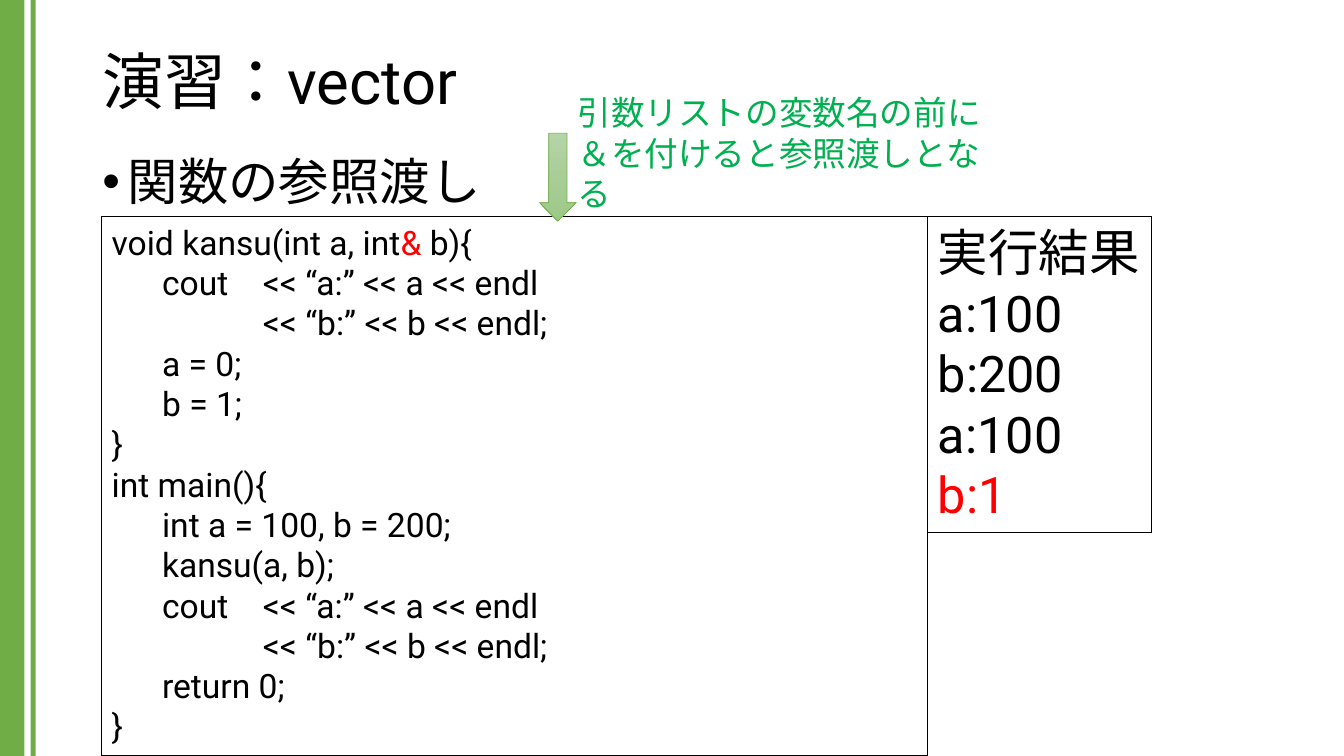
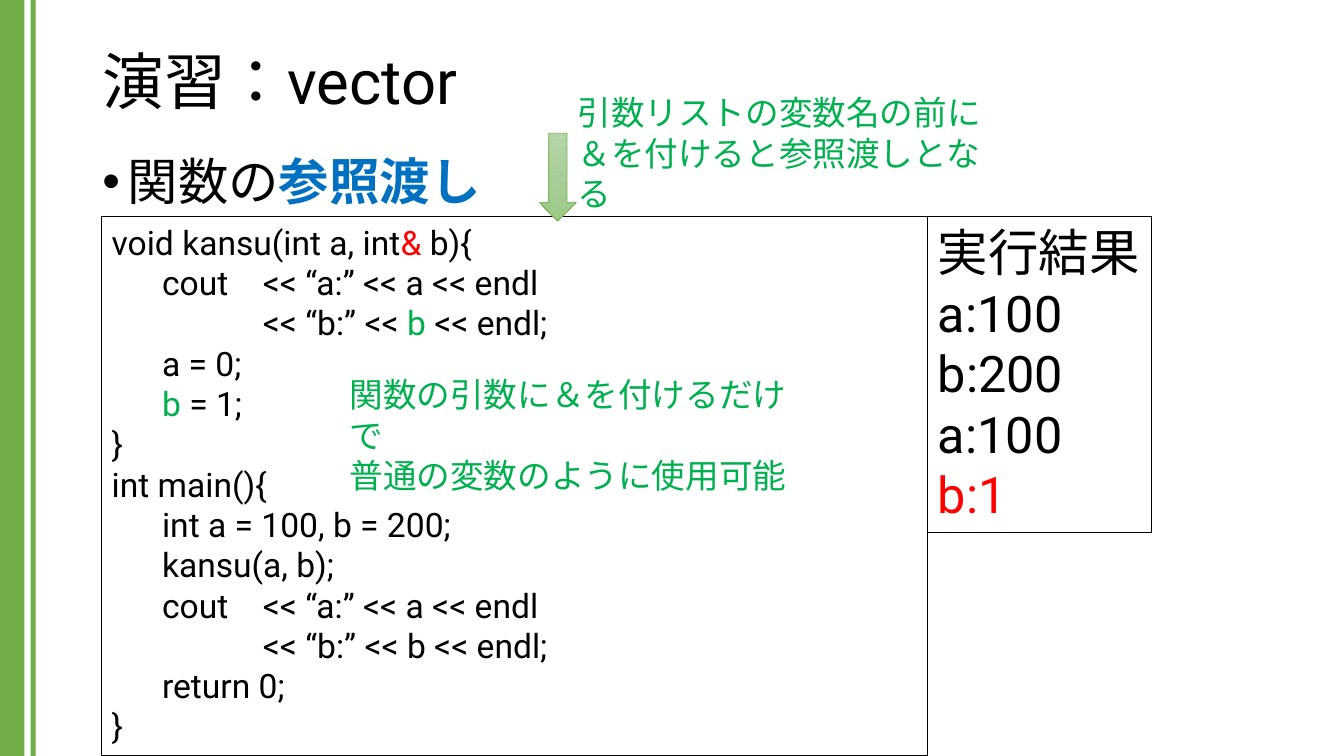
Before and after one commit to kic-murata/cpp2024, a slide deck: slide 11 of 授業資料/演習課題：vector.pptx. Drawn at 1344x756 pixels with LibreOffice and Linux fonts; fonts in the diff are those of the drawing. Boxes give left, top, right and bottom in pixels: in the first picture for what was removed or moved away, otherwise in the second. Text is boxed around its words. In the diff, an @@ line names an element or a change of style, - is before the commit and + after.

```diff
--- a/授業資料/演習課題：vector.pptx
+++ b/授業資料/演習課題：vector.pptx
@@ text "関数の参照渡し" at <box>128,157,481,205</box>: text colour #000000 to #0070C0, bold on in "関数の参照渡し" @@
@@ text in rectangle at <box>162,309,548,421</box>: text colour #000000 to #00B050 in "b", "b" @@
@@ text added at <box>350,378,787,491</box>, 24 pt, text #00B050 @@
+関数の引数に＆を付けるだけで
+普通の変数のように使用可能
```
Also in this commit, not shown: 8 other slides changed, 2 slides added.
